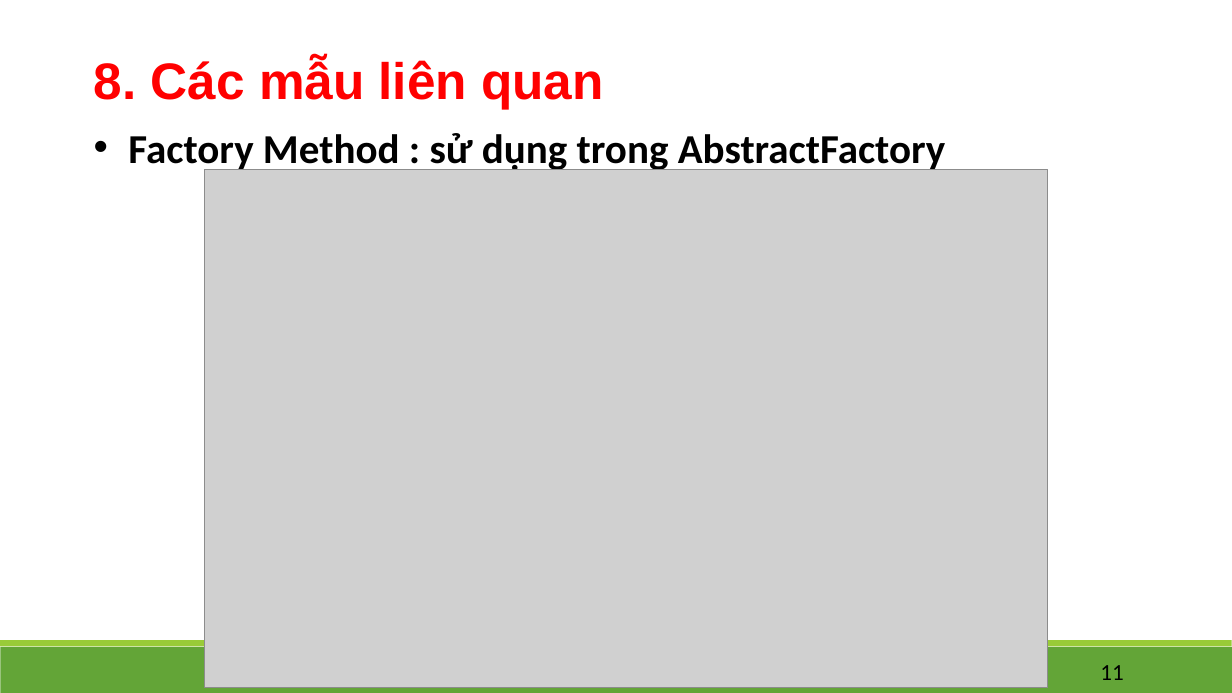
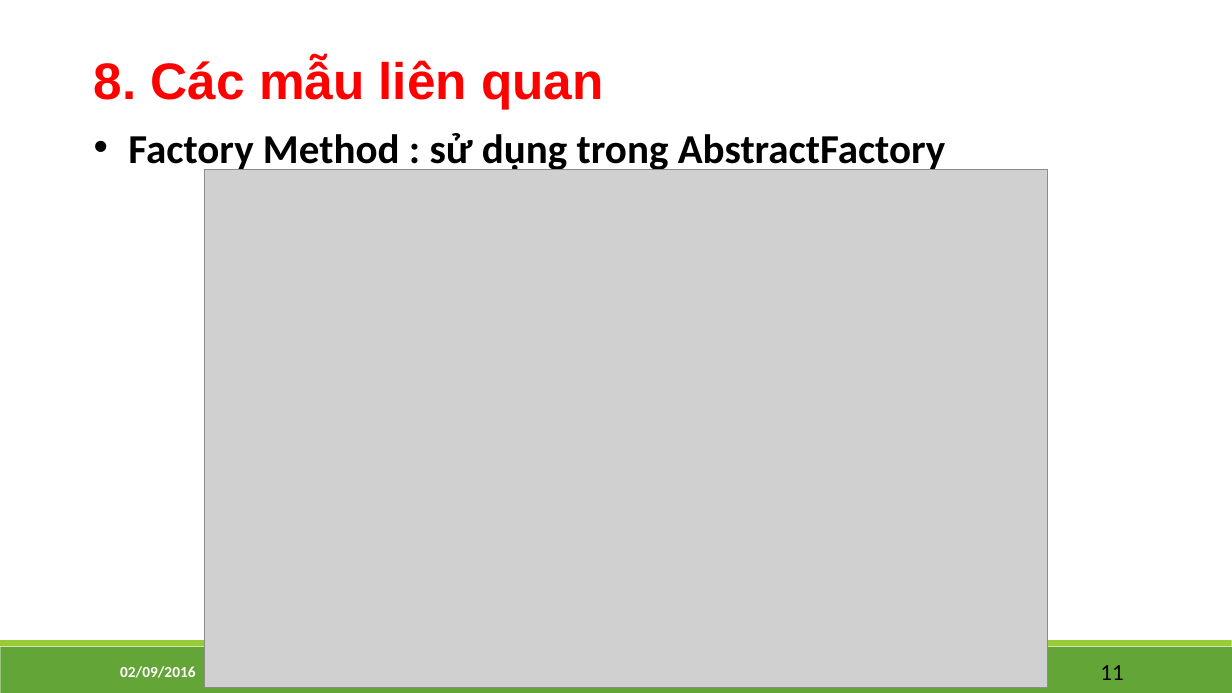
Before and after one commit to truongngoctinhanh/AdvancedJava, a slide deck: slide 11 of ABSTRACT FACTORY_ThanhThao_TinhAnh.pptx. Drawn at 1232x693 pixels with LibreOffice and Linux fonts; fonts in the diff are those of the drawing; grey boxes stand for pictures. Boxes give left, top, right and bottom in pixels: in the first picture for what was removed or moved away, otherwise in the second. Text is boxed around its words. In the diff, an @@ line names an element or a change of style, - is before the commit and + after.

```diff
--- a/ABSTRACT FACTORY_ThanhThao_TinhAnh.pptx
+++ b/ABSTRACT FACTORY_ThanhThao_TinhAnh.pptx
@@ text added at [120, 666, 196, 678], 12 pt, text #FFFFFF, bold @@
+02/09/2016
```
Also in this commit, not shown: 15 other slides changed, 1 other file.
